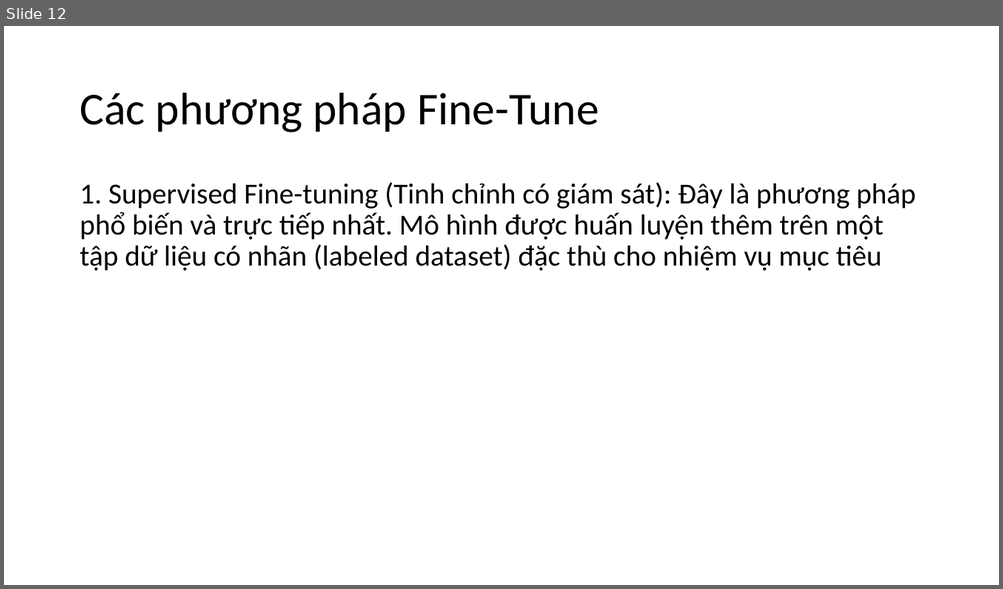
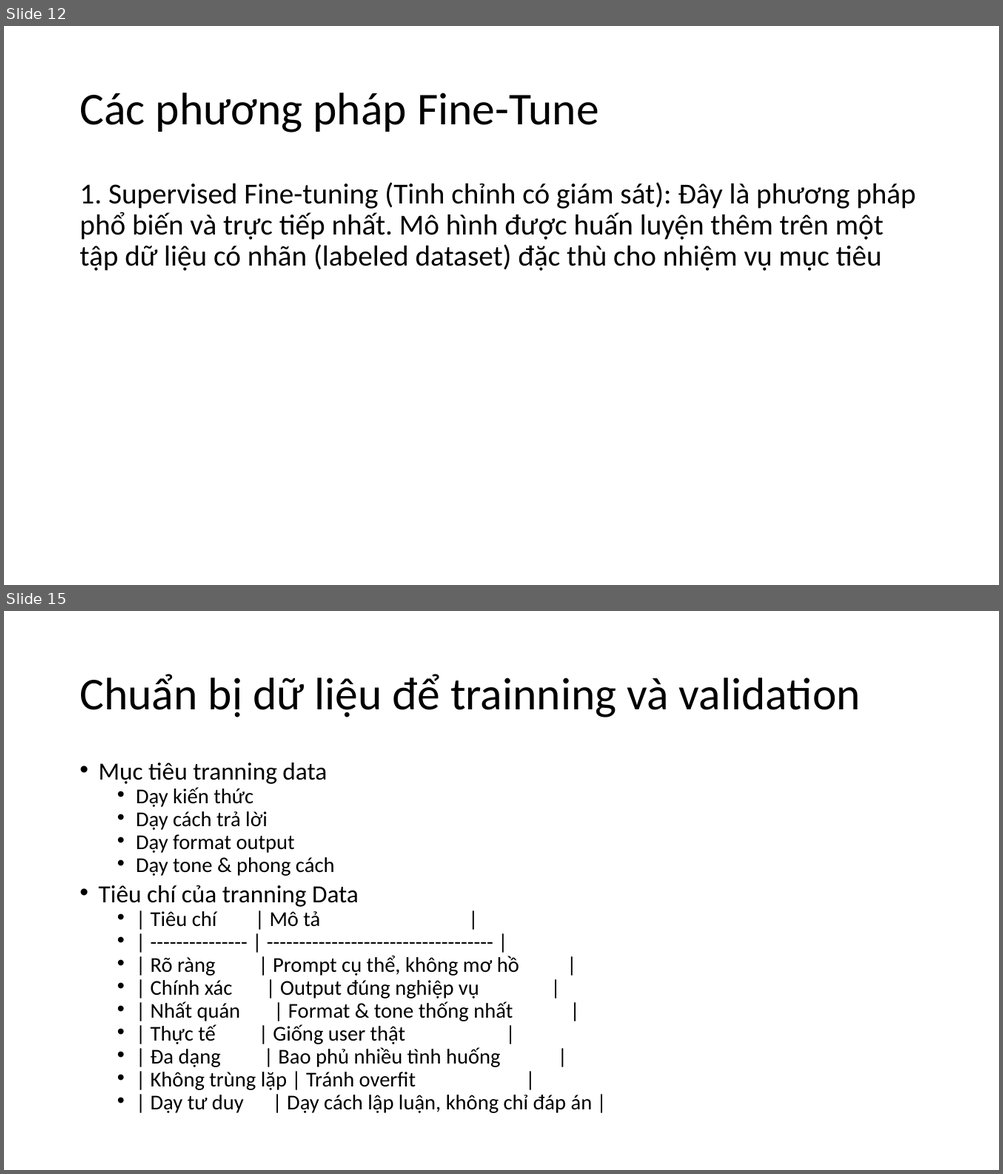
Before and after one commit to longdd90jp/sample-ai, a slide deck: fine-tune-pc/AI-Fine_Tune.pptx. Shown one above the other, each under a label of ours: slide 12 before the commit, slides 12 and 15 after it; the slides between them are not shown. The pictures are 1003x589 and 1003x1174 pixels, drawn with LibreOffice and Linux fonts; fonts in the diff are those of the drawing. Boxes give left, top, right and bottom in pixels: in the first picture for what was removed or moved away, otherwise in the second. Text is boxed around its words. In the diff, an @@ line names an element or a change of style, - is before the commit and + after.

```diff
--- a/fine-tune-pc/AI-Fine_Tune.pptx
+++ b/fine-tune-pc/AI-Fine_Tune.pptx
@@ slide 15 added at <box>4,611,999,1170</box>, background #FFFFFF @@
@@ title added at <box>79,674,860,718</box>, 44 pt, text #000000 @@
+Chuẩn bị dữ liệu để trainning và validation
@@ text added at <box>99,763,592,1113</box>, 20.4 pt, text #000000 @@
+• Mục tiêu tranning data
+  • Dạy kiến thức
+  • Dạy cách trả lời
+  • Dạy format output
+  • Dạy tone & phong cách
+• Tiêu chí của tranning Data
+  • | Tiêu chí | Mô tả |
+  • | --------------- | ----------------------------------- |
+  • | Rõ ràng | Prompt cụ thể, không mơ hồ |
+  • | Chính xác | Output đúng nghiệp vụ |
+  • | Nhất quán | Format & tone thống nhất |
+  • | Thực tế | Giống user thật |
+  • | Đa dạng | Bao phủ nhiều tình huống |
+  • | Không trùng lặp | Tránh overfit |
+  • | Dạy tư duy | Dạy cách lập luận, không chỉ đáp án |
```
Also in this commit, not shown: 3 other slides added, 1 slide removed.
